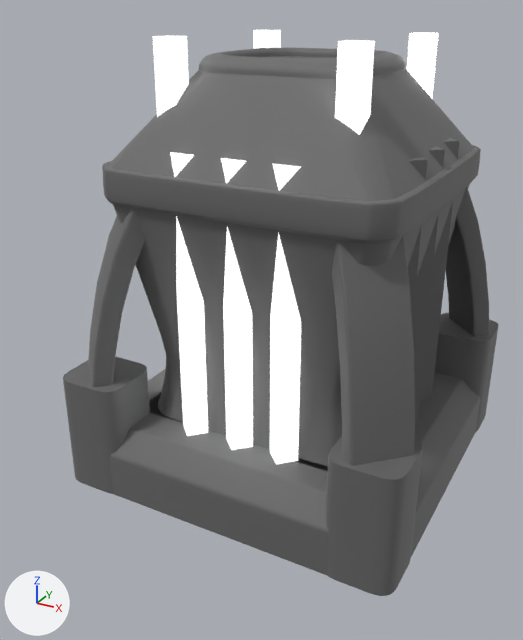
The FBX model SlidingTower/Assets/Prefab/Mesh/Buildingx/v2/Tower_High.fbx as it was, and as the next commit left it.
The view is the same before and after, from a 50 mm camera at (0.142, -0.296, 0.214) aimed at (-0.009, -0.021, 0.077). The lights are fixed; the arrows at lower left show +X, +Y and +Z. Where no turn or scale is listed for an object, it has been applied to the vertices.
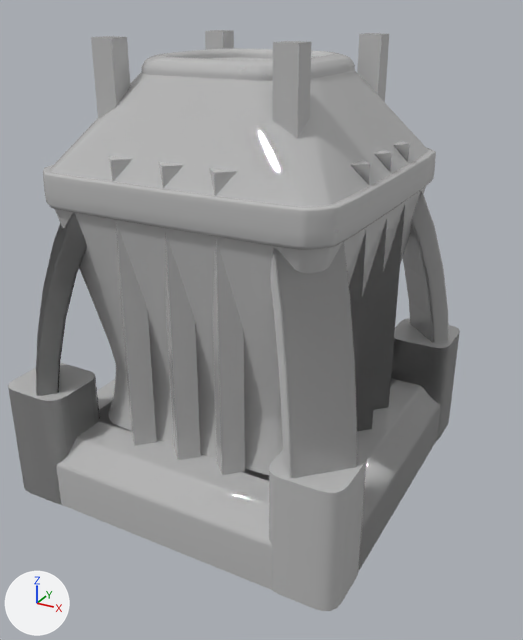
Changed parts and their boxes (x1, y1, x2, y2) in the pictures (523 x 640 px):
'Box190', reshaped, moved
    before: (102, 47, 481, 466)
    after: (8, 30, 460, 611)
'Box213', deleted
    before: (110, 395, 329, 576)
'Box192', deleted
    before: (170, 152, 301, 464)
'Line054', deleted
    before: (332, 236, 415, 466)
'Box201', deleted
    before: (326, 437, 423, 596)
'Box209', deleted
    before: (63, 356, 150, 494)
'Box214', deleted
    before: (297, 373, 480, 557)
'Box210', deleted
    before: (407, 138, 459, 421)
'Line057', deleted
    before: (88, 208, 145, 387)
'Line055', deleted
    before: (446, 187, 489, 337)
'Box207', deleted
    before: (435, 313, 499, 432)
'Box205', deleted
    before: (335, 40, 375, 135)
'Box206', deleted
    before: (153, 35, 189, 117)
'Box221', deleted
    before: (407, 33, 438, 98)
'Box203', deleted
    before: (253, 30, 281, 49)
'Box216', deleted
    before: (148, 369, 182, 423)
part 1 of me_mesh, added
    after: (272, 41, 312, 139)
part 2 of me_mesh, added
    after: (357, 33, 389, 102)
part 3 of me_mesh, added
    after: (205, 30, 234, 49)
part 4 of me_mesh, added
    after: (91, 36, 130, 120)
part 5 of me_mesh, added
    after: (8, 141, 460, 611)
part 6 of me_mesh, recoloured
    before: (102, 47, 481, 466)
    after: (43, 48, 436, 475)

Patch to the scene script:
```diff
--- a/SlidingTower/Assets/Prefab/Mesh/Buildingx/v2/Tower_High.fbx.py
+++ b/SlidingTower/Assets/Prefab/Mesh/Buildingx/v2/Tower_High.fbx.py
@@ mat_material__37 @@
+mat_material__37 = principled_material('Material #37')
+mat_material__37.base_color = (0.5, 0.5, 0.5)  # grey #bcbcbc
+mat_material__37.roughness = 0.0
@@ me_mesh @@
-me_mesh.from_pydata(...)  # 2121 vertices, 4200 faces; spans x -0.071..0.071, y -0.07..0.07, z 0.0..0.194
+me_mesh.from_pydata(...)  # 3281 vertices, 6008 faces; spans x -0.083..0.083, y -0.083..0.083, z 0.0..0.202
+# me_mesh part 1: a new loose piece, a box spanning x 0.0351..0.045, y -0.0455..-0.0358, z 0.0352..0.2015, in mat_material__37 (grey #bcbcbc)
+# me_mesh part 2: a new loose piece, a box spanning x 0.0351..0.045, y 0.0329..0.0426, z 0.0352..0.2015, in mat_material__37 (grey #bcbcbc)
+# me_mesh part 3: a new loose piece, a box spanning x -0.0429..-0.0329, y 0.0329..0.0426, z 0.0352..0.2015, in mat_material__37 (grey #bcbcbc)
+# me_mesh part 4: a new loose piece, a box spanning x -0.0447..-0.0347, y -0.0455..-0.0358, z 0.0352..0.2015, in mat_material__37 (grey #bcbcbc)
+# me_mesh part 5: 1128 vertices added at x -0.083..0.083, y -0.083..0.083, z 0.0..0.159
+# me_mesh part 6: 4200 faces spanning x -0.071..0.071, y -0.07..0.07, z 0.0..0.194 switch from mat_material__58 (grey #8f8f8f) to mat_material__37 (grey #bcbcbc)
@@ ob_box216 @@
-ob_box216 = bpy.data.objects.new('Box216', me_mesh_020)
@@ ob_box207 @@
-ob_box207 = bpy.data.objects.new('Box207', me_mesh_006)
@@ ob_box214 @@
-ob_box214 = bpy.data.objects.new('Box214', me_mesh_018)
@@ ob_box192 @@
-ob_box192 = bpy.data.objects.new('Box192', me_mesh_001)
@@ ob_box205 @@
-ob_box205 = bpy.data.objects.new('Box205', me_mesh_004)
@@ ob_box201 @@
-ob_box201 = bpy.data.objects.new('Box201', me_mesh_016)
@@ ob_line057 @@
-ob_line057 = bpy.data.objects.new('Line057', me_mesh_011)
@@ ob_box209 @@
-ob_box209 = bpy.data.objects.new('Box209', me_mesh_010)
@@ ob_line055 @@
-ob_line055 = bpy.data.objects.new('Line055', me_mesh_007)
@@ ob_box203 @@
-ob_box203 = bpy.data.objects.new('Box203', me_mesh_002)
@@ ob_line054 @@
-ob_line054 = bpy.data.objects.new('Line054', me_mesh_017)
@@ ob_box206 @@
-ob_box206 = bpy.data.objects.new('Box206', me_mesh_005)
@@ ob_box190 @@
 ob_box190 = bpy.data.objects.new('Box190', me_mesh)
-ob_box190.location = (0.0, 0.0, 0.0)
+ob_box190.location = (-0.0162, -0.0178, 0.0)
@@ ob_box210 @@
-ob_box210 = bpy.data.objects.new('Box210', me_mesh_012)
@@ ob_box221 @@
-ob_box221 = bpy.data.objects.new('Box221', me_mesh_021)
@@ ob_box213 @@
-ob_box213 = bpy.data.objects.new('Box213', me_mesh_015)
```
